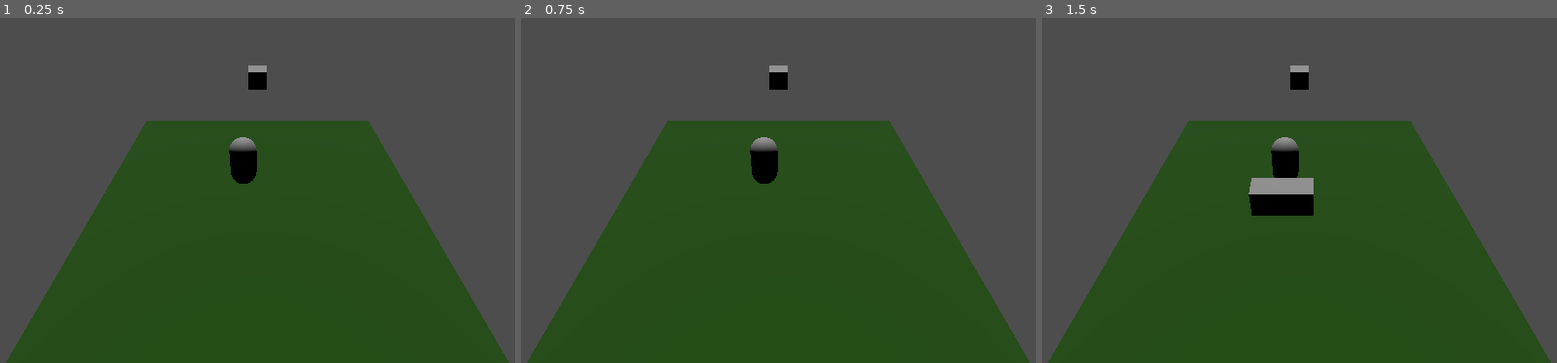
Above: before the commit, frames 1-3 (left to right).
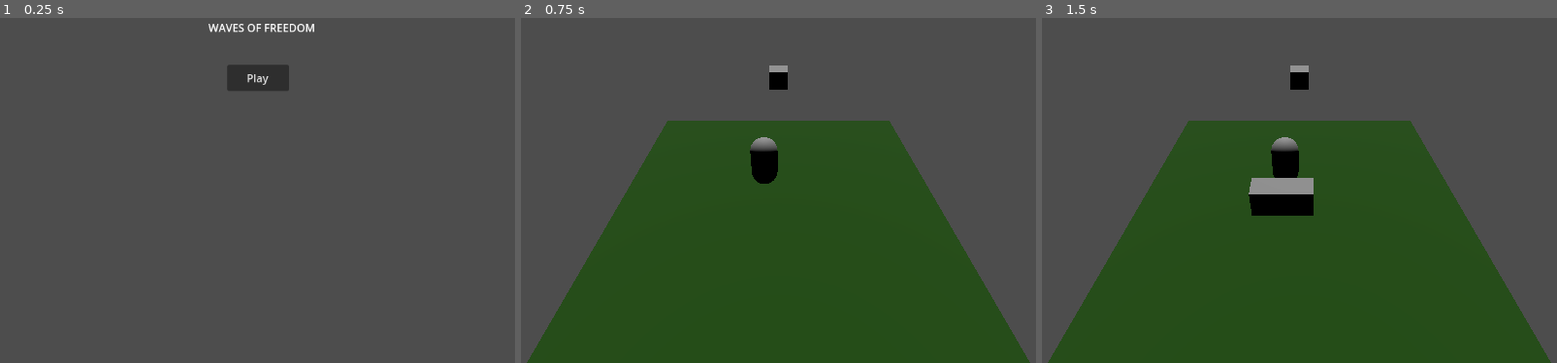
Above: after the commit, the same moments.

Repository: Maxi-F22/GamejamSoSe25
Game: Godot game, scene res://Scenes/MainMenu.tscn
Two runs of this game, one before a commit and one after it. Both use one fixed random seed, a clock stepped at 60 frames per second and the inputs below. Before the commit the project starts from res://Scenes/main.tscn.
Inputs (mouse positions are in pixels of both pictures, inside the frame that each line leads up to):
- Up to frame 1 (0.25 s): no input
- Up to frame 2 (0.75 s): click (778, 76) at 0.5 s, where only the run after the commit has a clickable "Play"
- Up to frame 3 (1.5 s): tap Enter at 1.25 s; move the mouse to (1469, 124) at 1.27 s; tap F (WaveActivate) at 1.35 s

The runs differ from the first frame. In frame 1, 51% of the frame differs, in the area x 1-99%, y 1-100%; in frame 2, nothing differs; in frame 3, nothing differs.

Commit message:
MainMenu added

Diff:
--- /dev/null
+++ b/Scenes/MainMenu.tscn
@@ -0,0 +1,27 @@
+[gd_scene load_steps=3 format=3 uid="uid://cgtiy0gmonum6"]
+
+[ext_resource type="Script" uid="uid://dko6fdf6flnuc" path="res://Scripts/MainMenuScript.gd" id="1_tt5f1"]
+
+[sub_resource type="CanvasItemMaterial" id="CanvasItemMaterial_bnhvo"]
+
+[node name="MainMenu" type="Node3D"]
+
+[node name="CanvasLayer" type="CanvasLayer" parent="."]
+script = ExtResource("1_tt5f1")
+
+[node name="Label" type="Label" parent="CanvasLayer"]
+material = SubResource("CanvasItemMaterial_bnhvo")
+offset_left = 503.0
+offset_top = 137.0
+offset_right = 662.0
+offset_bottom = 160.0
+text = "WAVES OF FREEDOM"
+
+[node name="Button" type="Button" parent="CanvasLayer"]
+offset_left = 531.0
+offset_top = 204.0
+offset_right = 623.0
+offset_bottom = 243.0
+text = "Play"
+
+[connection signal="pressed" from="CanvasLayer/Button" to="CanvasLayer" method="_on_button_pressed"]
--- /dev/null
+++ b/Scripts/GlassWallScript.gd
@@ -0,0 +1,23 @@
+extends Area3D
+
+@export var _glass_control_name: String
+var glass_unit_object: Area3D
+var is_deactivated = false
+
+# Called when the node enters the scene tree for the first time.
+func _ready() -> void:
+	collision_layer = 2
+	area_entered.connect(_on_glass_area_entered)
+
+	#var grid_map = get_tree().get_root().get_node("Main/WorldGridMap")
+	#glass_unit_object = grid_map.get_area(_glass_control_name)
+
+# Called every frame. 'delta' is the elapsed time since the previous frame.
+func _physics_process(_delta):
+	if is_deactivated:
+		queue_free()
+
+
+func _on_glass_area_entered(area: Area3D):
+	if area.name.contains("Druckwelle"):
+		is_deactivated = true
--- /dev/null
+++ b/Scripts/MainMenuScript.gd
@@ -0,0 +1,6 @@
+extends CanvasLayer
+
+@export var LevelScene = preload("res://Scenes/Main.tscn")
+
+func _on_button_pressed() -> void:
+	get_tree().change_scene_to_packed(LevelScene)
--- a/project.godot
+++ b/project.godot
@@ -11,7 +11,7 @@
 [application]
 
 config/name="Gamejam"
-run/main_scene="uid://d2oqbh1jfmqg2"
+run/main_scene="uid://cgtiy0gmonum6"
 config/features=PackedStringArray("4.4", "Forward Plus")
 config/icon="res://icon.svg"
 
@@ -25,6 +25,21 @@
 
 [input]
 
+"Switch Cam"={
+"deadzone": 0.2,
+"events": [Object(InputEventKey,"resource_local_to_scene":false,"resource_name":"","device":-1,"window_id":0,"alt_pressed":false,"shift_pressed":false,"ctrl_pressed":false,"meta_pressed":false,"pressed":false,"keycode":0,"physical_keycode":4194306,"key_label":0,"unicode":0,"location":0,"echo":false,"script":null)
+]
+}
+"Character Menu"={
+"deadzone": 0.2,
+"events": [Object(InputEventKey,"resource_local_to_scene":false,"resource_name":"","device":-1,"window_id":0,"alt_pressed":false,"shift_pressed":false,"ctrl_pressed":false,"meta_pressed":false,"pressed":false,"keycode":0,"physical_keycode":81,"key_label":0,"unicode":113,"location":0,"echo":false,"script":null)
+]
+}
+"Wave Activate"={
+"deadzone": 0.2,
+"events": [Object(InputEventKey,"resource_local_to_scene":false,"resource_name":"","device":-1,"window_id":0,"alt_pressed":false,"shift_pressed":false,"ctrl_pressed":false,"meta_pressed":false,"pressed":false,"keycode":0,"physical_keycode":32,"key_label":0,"unicode":32,"location":0,"echo":false,"script":null)
+]
+}
 WaveActivate={
 "deadzone": 0.2,
 "events": [Object(InputEventKey,"resource_local_to_scene":false,"resource_name":"","device":-1,"window_id":0,"alt_press …(192 unchanged characters)…
Not shown, added: Scripts/GlassWallScript.gd.uid
Not shown, added: Scripts/MainMenuScript.gd.uid
